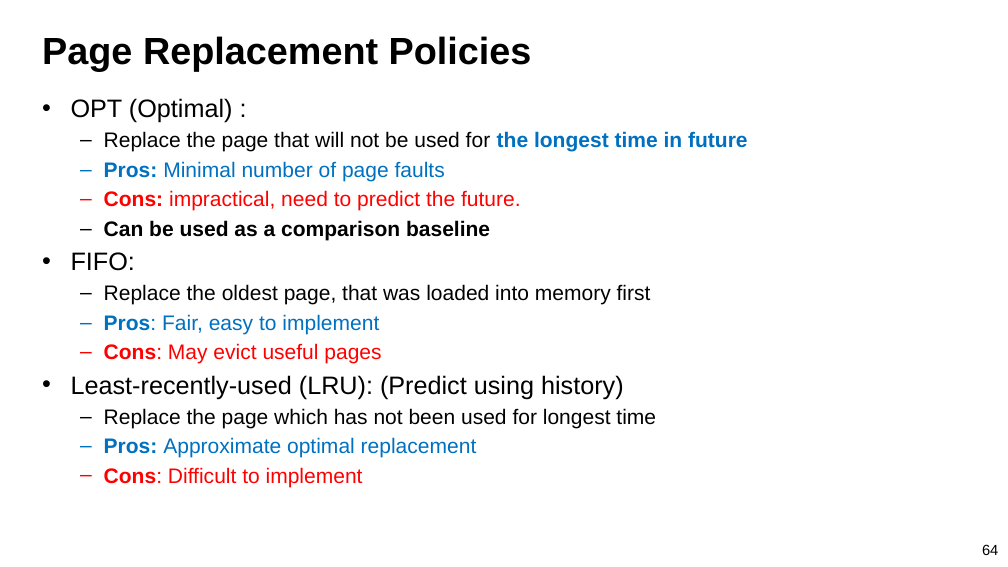
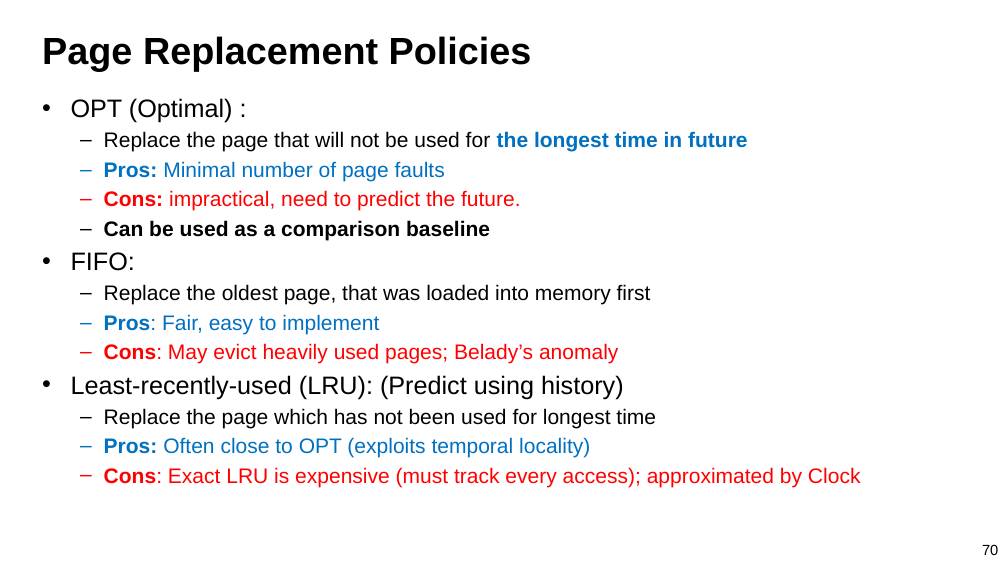
Before and after one commit to guhofstra/CSC112Fa26, a slide deck: slide 70 of PPTs/L8-Memory System II Paging.pptx (slide 64 before the commit). Drawn at 1008x567 pixels with LibreOffice and Linux fonts; fonts in the diff are those of the drawing. Boxes give left, top, right and bottom in pixels: in the first picture for what was removed or moved away, otherwise in the second. Text is boxed around its words. In the diff, an @@ line names an element or a change of style, - is before the commit and + after.

```diff
--- a/PPTs/L8-Memory System II Paging.pptx
+++ b/PPTs/L8-Memory System II Paging.pptx
@@ text at <box>104,343,618,364</box>: text changed @@
-  – Cons: May evict useful pages
+  – Cons: May evict heavily used pages; Belady’s anomaly
@@ text at <box>104,437,861,487</box>: text changed; text colour #0070C0 to #FF0000 @@
-  – Pros: Approximate optimal replacement
-  – Cons: Difficult to implement
+  – Pros: Often close to OPT (exploits temporal locality)
+  – Cons: Exact LRU is expensive (must track every access); approximated by Clock
@@ page number at <box>982,544,998,555</box>: text changed @@
-64
+70
```
Also in this commit, not shown: 45 other slides changed, 5 slides added, 7 other files.
